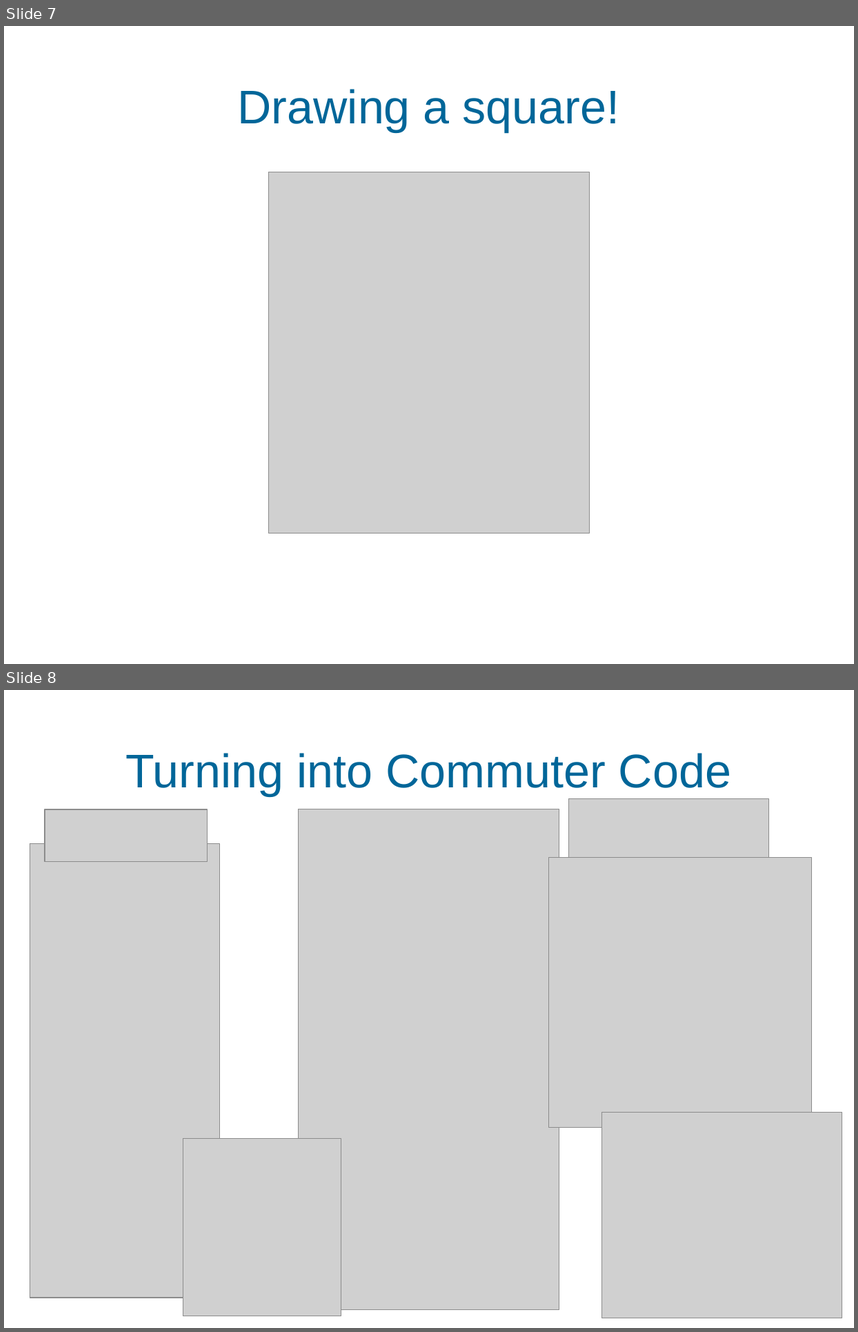
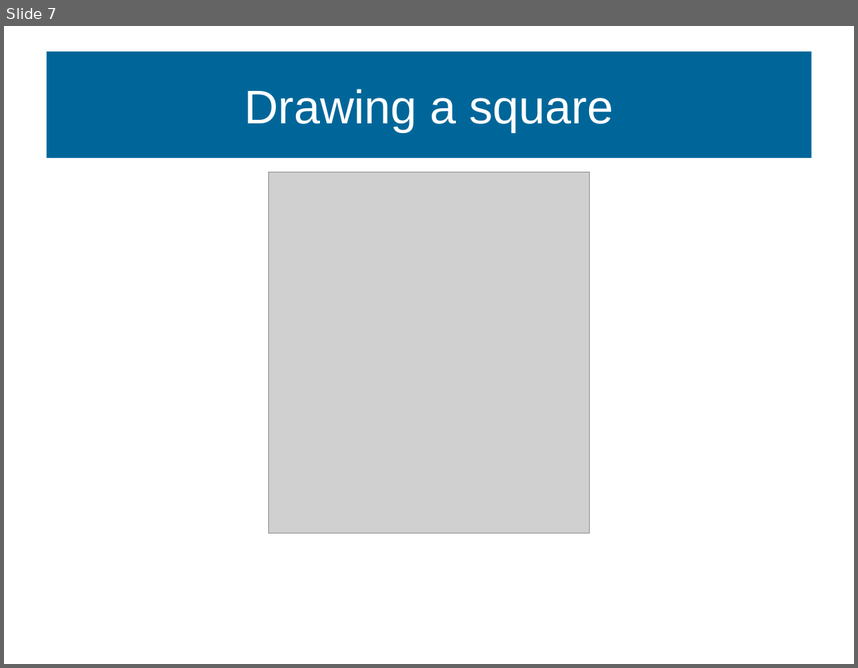
Before and after one commit to MarkGadsby/TeachingNotes, a slide deck: GeneralTextFiles/Markdown_BSC_Notes/Slides_HoneyCombe.odp. Shown one above the other, each under a label of ours: slides 7 and 8 before the commit, slide 7 after it. The pictures are 858x1332 and 858x668 pixels, drawn with LibreOffice and Linux fonts; fonts in the diff are those of the drawing; grey boxes stand for pictures; background and template pictures are left out. Boxes give left, top, right and bottom in pixels: in the first picture for what was removed or moved away, otherwise in the second. Text is boxed around its words. In the diff, an @@ line names an element or a change of style, - is before the commit and + after.

```diff
--- a/GeneralTextFiles/Markdown_BSC_Notes/Slides_HoneyCombe.odp
+++ b/GeneralTextFiles/Markdown_BSC_Notes/Slides_HoneyCombe.odp
@@ slide 8 removed at [4,690,854,1328], background #FFFFFF @@
@@ title removed at [125,753,731,796] @@
-Turning into Commuter Code
@@ picture removed at [45,809,208,861] @@
@@ picture removed at [299,809,559,1310] @@
@@ picture removed at [568,799,769,867] @@
@@ picture removed at [30,843,220,1298] @@
@@ picture removed at [549,858,813,1127] @@
@@ picture removed at [603,1112,842,1317] @@
@@ picture removed at [183,1138,341,1316] @@
@@ slide 7 changed as well @@
@@ title "Drawing a square": place and size @@
-title "Drawing a square" at [238,89,620,132]
+title "Drawing a square" at [46,52,812,158]
@@ title "Drawing a square" at [46,52,812,158]: fill none to #006699 @@
@@ title at [244,89,613,132]: text changed; text colour #006699 to #FFFFFF @@
-Drawing a square!
+Drawing a square
```
Also in this commit, not shown: 9 other slides changed, 4 slides added, 3 other files.
